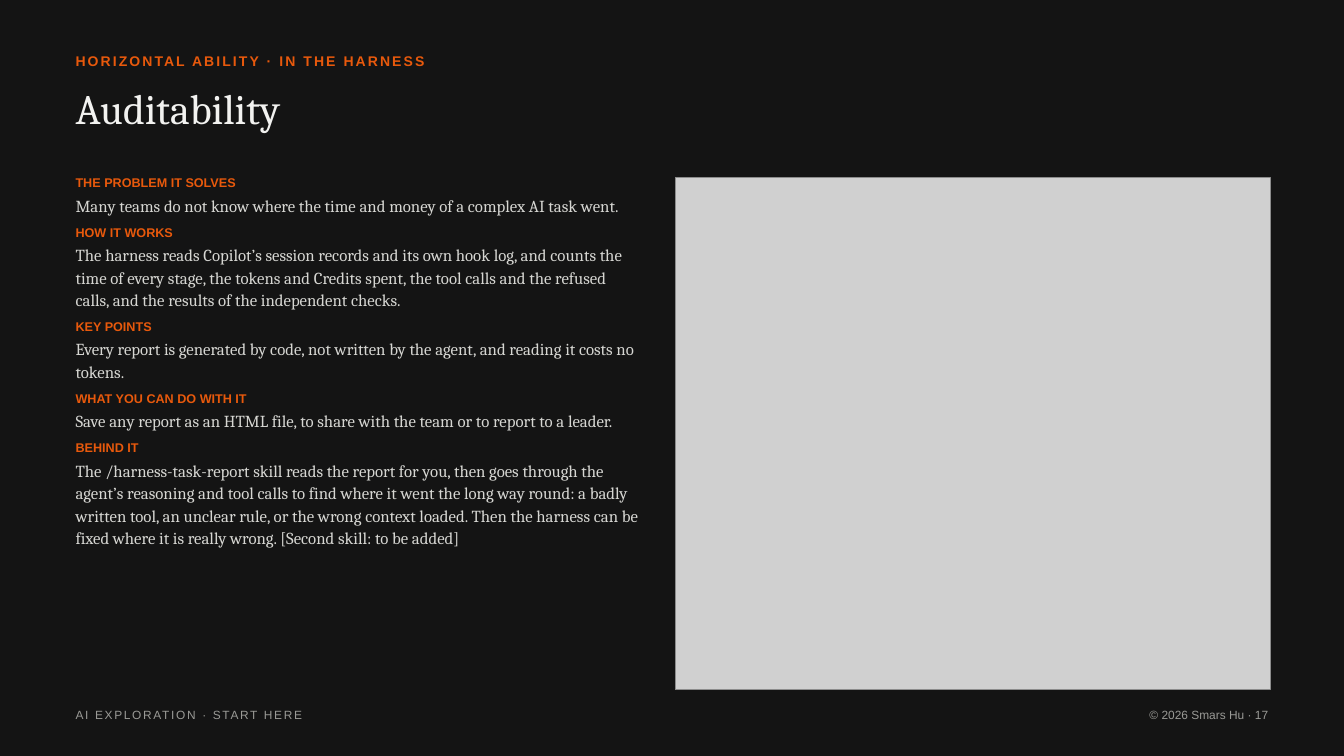
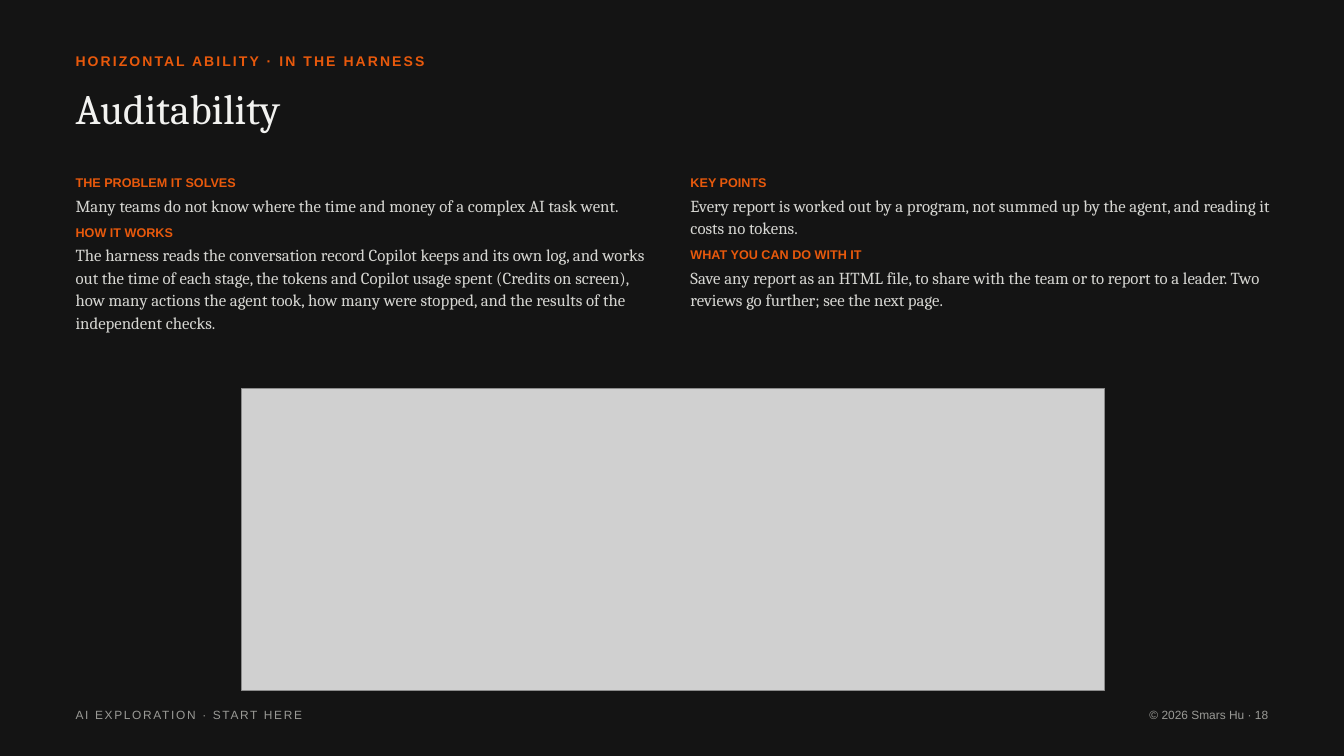
Before and after one commit to Smars-Bin-Hu/ai-exploration, a slide deck: slide 18 of Start Here/Start Here.pptx (slide 17 before the commit). Drawn at 1344x756 pixels with LibreOffice and Linux fonts; fonts in the diff are those of the drawing; grey boxes stand for pictures. Boxes give left, top, right and bottom in pixels: in the first picture for what was removed or moved away, otherwise in the second. Text is boxed around its words. In the diff, an @@ line names an element or a change of style, - is before the commit and + after.

```diff
--- a/Start Here/Start Here.pptx
+++ b/Start Here/Start Here.pptx
@@ text removed at bbox=[76, 178, 638, 548] @@
-THE PROBLEM IT SOLVES
-Many teams do not know where the time and money of a complex AI task went.
-HOW IT WORKS
-The harness reads Copilot’s session records and its own hook log, and counts the time of every stage, the tokens and Credits spent, the tool calls and the refused calls, and the results of the independent checks.
-KEY POINTS
-Every report is generated by code, not written by the agent, and reading it costs no tokens.
-WHAT YOU CAN DO WITH IT
-Save any report as an HTML file, to share with the team or to report to a leader.
-BEHIND IT
-The /harness-task-report skill reads the report for you, then goes through the agent’s reasoning and tool calls to find where it went the long way round: a badly written tool, an unclear rule, or the wrong context loaded. Then the harness can be fixed where it is really wrong. [Second skill: to be added]
@@ text added at bbox=[76, 178, 645, 333], 12 pt, text #D6D6D2 @@
+THE PROBLEM IT SOLVES
+Many teams do not know where the time and money of a complex AI task went.
+HOW IT WORKS
+The harness reads the conversation record Copilot keeps and its own log, and works out the time of each stage, the tokens and Copilot usage spent (Credits on screen), how many actions the agent took, how many were stopped, and the results of the independent checks.
@@ picture removed at bbox=[676, 177, 1270, 691] @@
@@ text added at bbox=[690, 178, 1269, 310], 12 pt, text #D6D6D2 @@
+KEY POINTS
+Every report is worked out by a program, not summed up by the agent, and reading it costs no tokens.
+WHAT YOU CAN DO WITH IT
+Save any report as an HTML file, to share with the team or to report to a leader. Two reviews go further; see the next page.
@@ picture added at bbox=[241, 388, 1104, 691] @@
@@ text at bbox=[1162, 711, 1268, 719]: text changed @@
-© 2026 Smars Hu · 17
+© 2026 Smars Hu · 18
```
Also in this commit, not shown: 17 other slides changed, 2 slides added, 18 other files.
